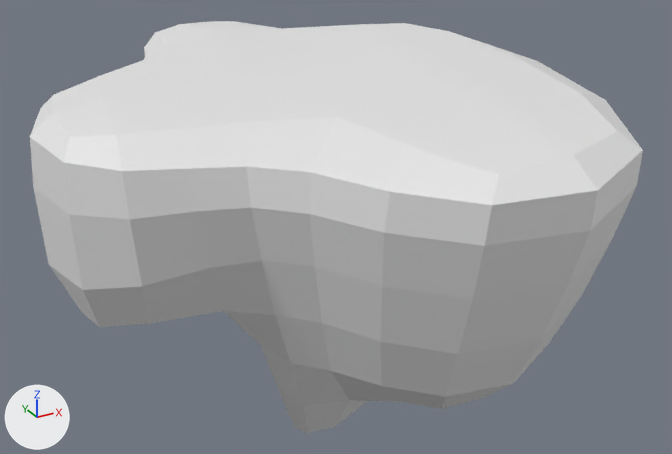
Renders of the FBX model Assets/models/modelsPepitosWelt/islandLv1.fbx from each side of a commit.
Both versions are drawn from a 50 mm camera at (-8.9, -29.4, 14.0) aimed at (7.4, 0.3, -0.8). Every picture has the same lights, and +X, +Y and +Z are marked at lower left. The picture after the commit comes second. Where no turn or scale is listed for an object, it has been applied to the vertices.
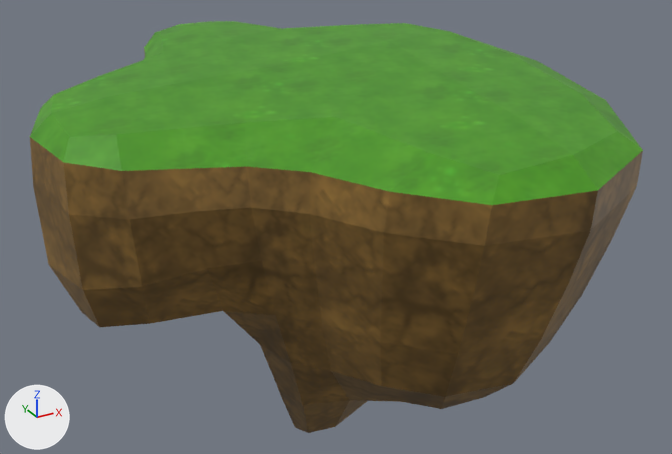
Boxes [x1, y1, x2, y2] around the edits, measured in the pictures (672 x 454 px):
'Cube', surface changed (darker)
    both: [30, 21, 643, 433]

What changed in the scene script:
```text
Add img_map1_png:
    img_map1_png = load_image('map1.png', '../../textures/island1/map1.png', 512, 512, 'sRGB')
Change mat_material:
    remove mat_material.base_color = (0.8, 0.8, 0.8)  # white #e7e7e7
    add mat_material.texture = img_map1_png
Change me_mesh:
    where me_mesh.from_pydata(...)  # 180 vertices, 178 faces; spans x -3.9..16.5, y -12.3..12.3, z -10.8..5.7
    used by ob_cube; location = (0.0, 0.0, 0.0)
    me_mesh part 1: texture (UV) coordinates of 178 of 178 faces, centred in x -3.7..16.3, y -12.0..12.2, z -9.1..5.6, changed; they spanned u 0.13..0.88, v 0.0..1.0 and now span u 0.04..0.96, v 0.04..0.8
```
